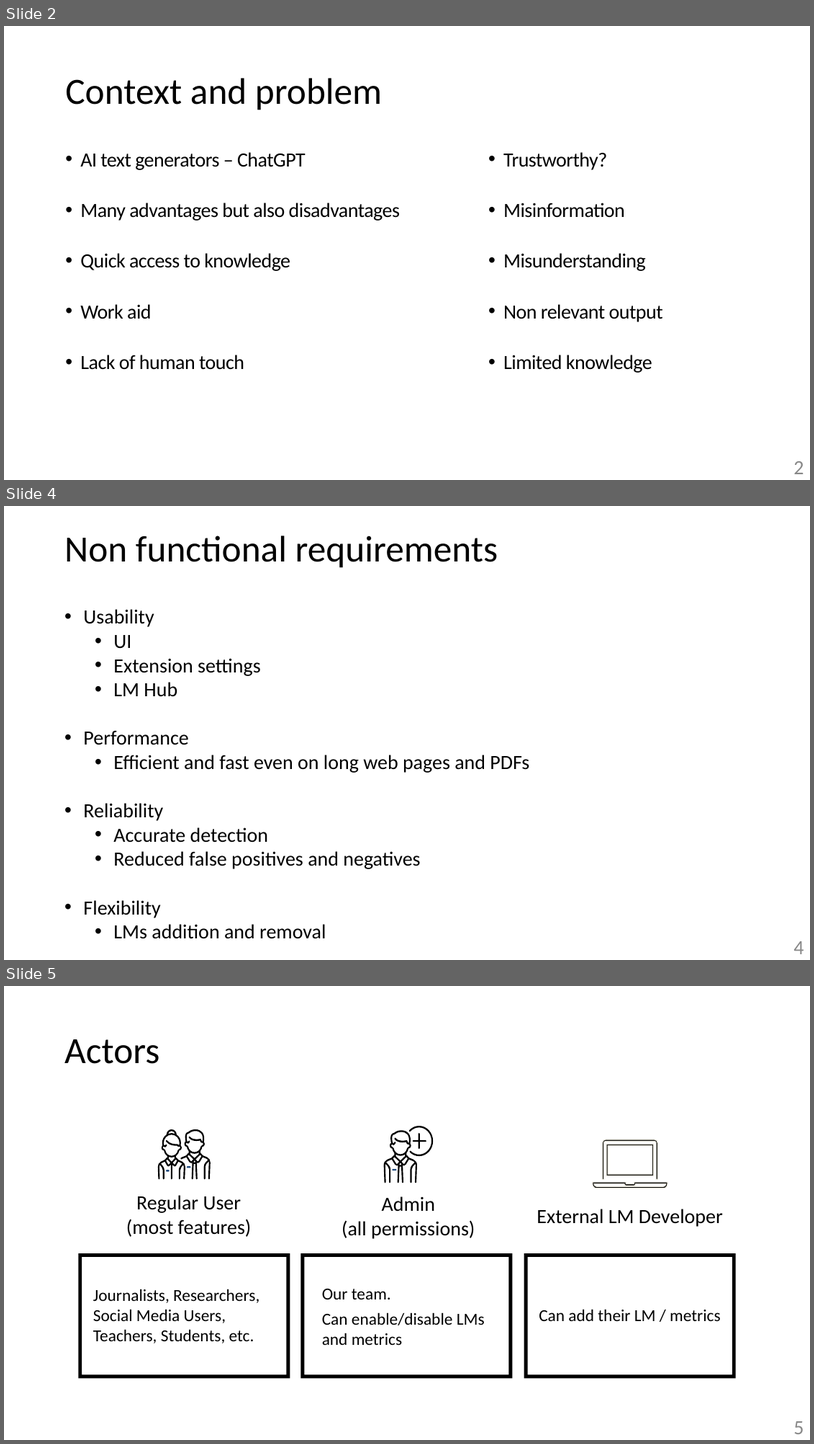
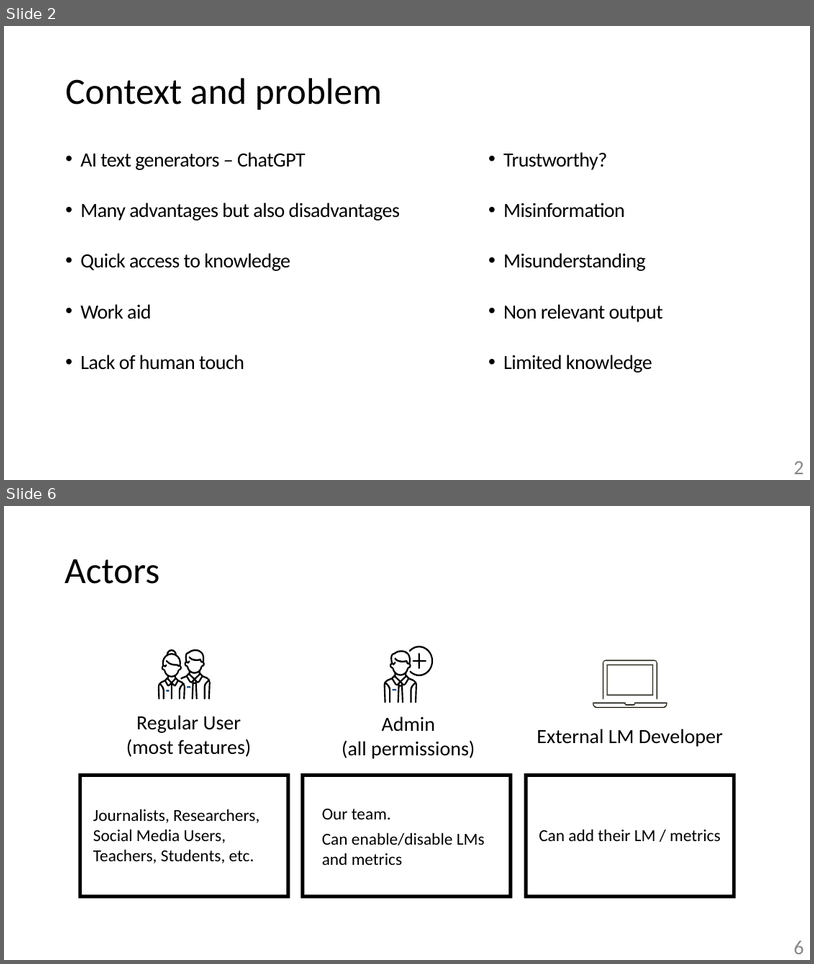
Before and after one commit to zzzzz151/AI-text-detector, a slide deck: presentation-prototype.pptx. Shown one above the other, each under a label of ours: slides 2, 4 and 5 before the commit, slides 2 and 6 after it; the slides between them are not shown. The pictures are 814x1444 and 814x964 pixels, drawn with LibreOffice and Linux fonts; fonts in the diff are those of the drawing. Boxes give left, top, right and bottom in pixels: in the first picture for what was removed or moved away, otherwise in the second. Text is boxed around its words. In the diff, an @@ line names an element or a change of style, - is before the commit and + after.

```diff
--- a/presentation-prototype.pptx
+++ b/presentation-prototype.pptx
@@ slide 4 removed at bbox=[4, 506, 810, 960], background #FFFFFF @@
@@ title removed at bbox=[64, 536, 498, 568] @@
-Non functional requirements
@@ text removed at bbox=[83, 609, 530, 939] @@
-• Usability
-  • UI
-  • Extension settings
-  • LM Hub
-• Performance
-  • Efficient and fast even on long web pages and PDFs
-• Reliability
-  • Accurate detection
-  • Reduced false positives and negatives
-• Flexibility
-  • LMs addition and removal
@@ page number removed at bbox=[794, 941, 804, 954] @@
-4
@@ what was slide 5 is now slide 6 @@
@@ page number at bbox=[794, 940, 804, 954]: text changed @@
-5
+6
```
Also in this commit, not shown: 2 slides changed, 2 slides added, 1 other file.
